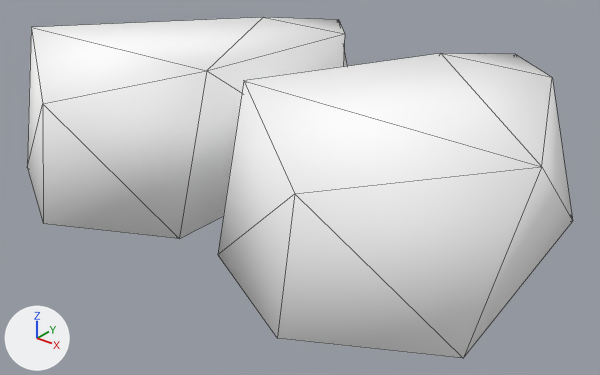
The glTF model public/3d/item/model__item__shop.ofs_2804_0/2804foot000_r.gltf, before and after one commit.
Camera for both pictures: a 50 mm camera at (0.71, -0.917, 0.555) aimed at (0.02, -0.054, 0.02). Lighting does not change. The marker at lower left points along +X, +Y and +Z. The first picture is the older version. Mesh edges are drawn as thin lines.

The older version as bpy lines, for what is in view:
```python
mat_c03_shoes = principled_material('c03_shoes')
mat_c03_shoes.base_color = (1.0, 1.0, 1.0)  # white #ffffff
mat_c03_shoes.roughness = 1.0
me_2804foot000_r = bpy.data.meshes.new('2804foot000_r')
me_2804foot000_r.from_pydata(...)  # 28 vertices, 48 faces; spans x -0.425..0.425, y -0.338..0.31, z 0.0..0.221
me_2804foot000_r.materials.append(mat_c03_shoes)  # white #ffffff
ob_2804foot000_r = bpy.data.objects.new('2804foot000_r', me_2804foot000_r)
ob_2804foot000_r.location = (0.0, 0.0, 0.0)
```
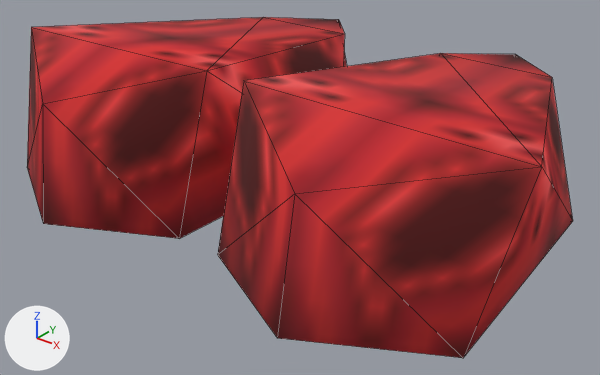
Location of each change, [x1, y1, x2, y2] in pixels of the pictures (600 x 375 px):
'2804foot000_r', surface changed (white to red): [27, 17, 573, 358] in both

What the commit changed:
Picture 'c03_shoes' (img_c03_shoes) is new.
In material 'c03_shoes' (mat_c03_shoes), base_color is no longer (1.0, 1.0, 1.0), white #ffffff.
In material 'c03_shoes' (mat_c03_shoes), texture is now set to img_c03_shoes.
